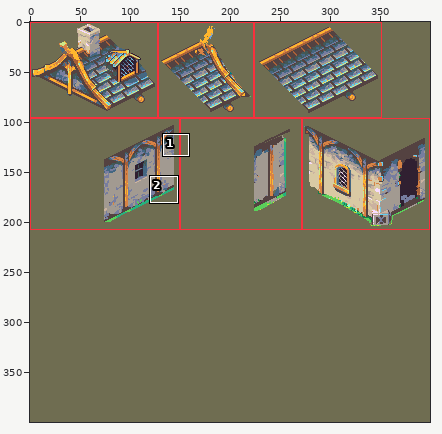
Edited in one commit: sprite sheet (images/experimental/rpg/house-parts.png). Above, an overview of the earlier version with the close-up marked.
Close-up. As it was:
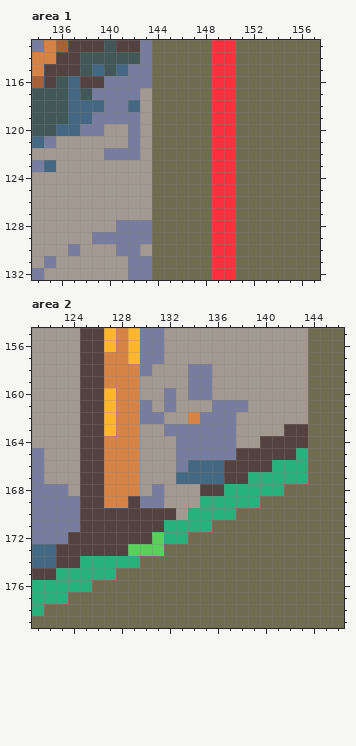
The file is 400x400 pixels. Shown: area 1: x 134..157, y 113..132; area 2: x 121..146, y 155..179. The commit also changed other parts of the picture, which this record leaves out.
After the commit:
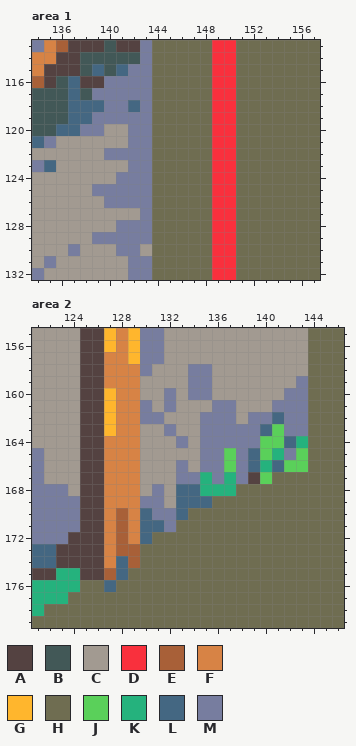
Palette (. is transparent): A #544241  B #425857  C #a29a91  D #f9303d  E #a86038  F #d78345  G #ffb62d  H #6f6d51  J #5ad05a  K #25b27d  L #446782  M #777d9f
Difference:
Area 1:
y 117..122: x 143 C -> M
y 123: x 142..143 CC -> MM
y 124: x 141..143 CCC -> MMM
y 125: x 139..143 CCCCC -> MMMMM
y 126: x 140..143 CCCC -> MMMM
y 127: x 143 C -> M
Area 2:
y 159: x 143 C -> M
y 160: x 142..143 CC -> MM
y 161: x 138 M -> C; x 141..143 CCC -> MMM
y 162: x 134 F -> C; x 139..143 CCCCC -> MMLMM
y 163: x 133..134 MM -> CC; x 138..143 CCCCAA -> MMLJMM
y 164: x 134 M -> C; x 138..143 CCAAAA -> MMJJLK
y 165: x 133..134 MM -> CC; x 137..143 MAAAAAK -> JMLJKMJ
y 166: x 134..143 LLLAAAAKKK -> CMMJMLKLJJ
y 167: x 133..143 LLLLAAKKKKK -> MMKMKMAJHHH
y 168: x 133..136 CCAA -> LLKK; x 138..141 KKKK -> HHHH
y 169: x 129 A -> F; x 133..139 CCKKKKK -> LLLHHHH
y 170: x 127..137 AAAAAACKKKK -> FEFLMMLHHHH
y 171: x 127..135 AAAAAKKKK -> FEFLLMHHH
y 172: x 127..133 AAAAJKK -> FEFLHHH
y 173: x 127..131 AAJJJ -> FEEHH
y 174: x 125..129 KKKKK -> AAFLE
y 175: x 125..128 KKKH -> AAEL
y 176: x 125 K -> H; x 127 H -> L
